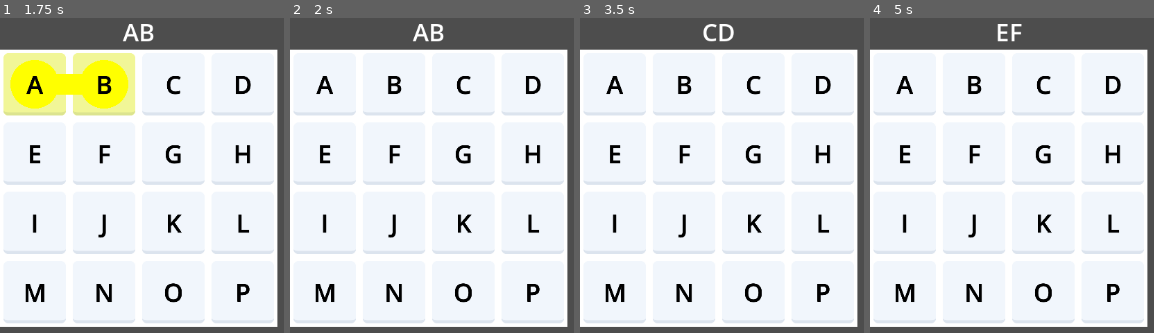
Above: before the commit, frames 1-4 (left to right).
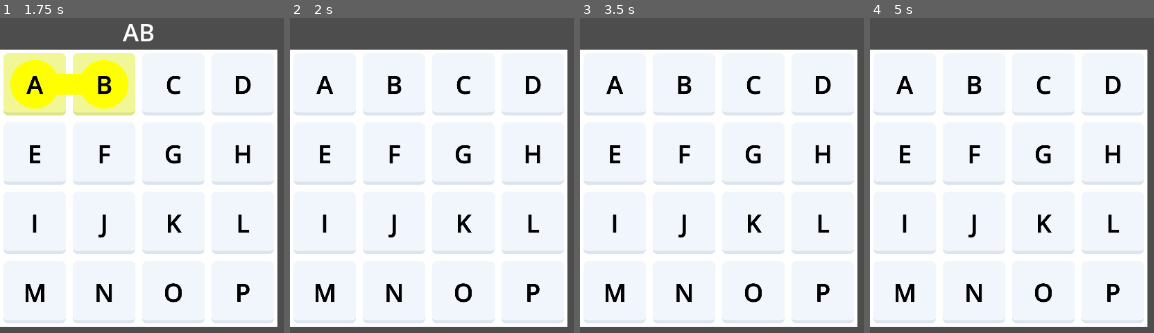
Above: after the commit, the same moments.

Repository: MarcoRizz/quadrati
Game: Godot game, scene res://scenes/main.tscn
Same seed, same stepped clock (60 frames per second), same inputs: the game is played once before the commit and once after it.
Inputs (mouse positions are in pixels of both pictures, inside the frame that each line leads up to):
- Up to frame 1 (1.75 s): tap Enter at 0.5 s; move the mouse to (34, 84) at 0.52 s; press the mouse at (34, 84) at 0.53 s; tap Space at 1.25 s; move the mouse to (105, 84) at 1.27 s; release the mouse at (105, 84) at 1.28 s; click (105, 84) at 1.35 s
- Up to frame 2 (2 s): no input
- Up to frame 3 (3.5 s): move the mouse to (753, 84) at 2.02 s; press the mouse at (753, 84) at 2.03 s; tap Enter at 2.75 s; move the mouse to (821, 84) at 2.77 s; release the mouse at (821, 84) at 2.78 s; click (821, 84) at 2.85 s
- Up to frame 4 (5 s): move the mouse to (904, 153) at 3.52 s; press the mouse at (904, 153) at 3.53 s; tap Space at 4.25 s; move the mouse to (975, 153) at 4.27 s; release the mouse at (975, 153) at 4.28 s; click (975, 153) at 4.35 s

Frame 1 is identical in both runs. In frame 2, 0.3% of the frame differs, in the area x 43-55%, y 1-8%; in frame 3, 0.3%; in frame 4, 0.3%.

Commit message:
tile number generati

Diff:
--- a/scenes/grid.tscn
+++ b/scenes/grid.tscn
@@ -94,38 +94,6 @@
 wait_time = 0.5
 one_shot = true
 
-[connection signal="attempt_result" from="." to="Node2D/tile00" method="_on_grid_attempt_result"]
-[connection signal="attempt_result" from="." to="Node2D/tile10" method="_on_grid_attempt_result"]
-[connection signal="attempt_result" from="." to="Node2D/tile20" method="_on_grid_attempt_result"]
-[connection signal="attempt_result" from="." to="Node2D/tile30" method="_on_grid_attempt_result"]
-[connection signal="attempt_result" from="." to="Node2D/tile01" method="_on_grid_attempt_result"]
-[connection signal="attempt_result" from="." to="Node2D/tile11" method="_on_grid_attempt_result"]
-[connection signal="attempt_result" from="." to="Node2D/tile21" method="_on_grid_attempt_result"]
-[connection signal="attempt_result" from="." to="Node2D/tile31" method="_on_grid_attempt_result"]
-[connection signal="attempt_result" from="." to="Node2D/tile02" method="_on_grid_attempt_result"]
-[connection signal="attempt_result" from="." to="Node2D/tile12" method="_on_grid_attempt_result"]
-[connection signal="attempt_result" from="." to="Node2D/tile22" method="_on_grid_attempt_result"]
-[connection signal="attempt_result" from="." to="Node2D/tile32" method="_on_grid_attempt_result"]
-[connection signal="attempt_result" from="." to="Node2D/tile03" method="_on_grid_attempt_result"]
-[connection signal="attempt_result" from="." to="Node2D/tile13" method="_on_grid_attempt_result"]
-[connection signal="attempt_result" from="." to="Node2D/tile23" method="_on_grid_attempt_result"]
-[connection signal="attempt_result" from="." to="Node2D/tile33" method="_on_grid_attempt_result"]
-[connection signal="clear_grid" from="." to="Node2D/tile00" method="_on_grid_clear_grid"]
-[connection signal="clear_grid" from="." to="Node2D/tile10" method="_on_grid_clear_grid"]
-[connection signal="clear_grid" from="." to="Node2D/tile20" method="_on_grid_clear_grid"]
-[connection signal="clear_grid" from="." to="Node2D/tile30" method="_on_grid_clear_grid"]
-[connection signal="clear_grid" from="." to="Node2D/tile01" method="_on_grid_clear_grid"]
-[connection signal="clear_grid" from="." to="Node2D/tile11" method="_on_grid_clear_grid"]
-[connection signal="clear_grid" from="." to="Node2D/tile21" method="_on_grid_clear_grid"]
-[connection signal="clear_grid" from="." to="Node2D/tile31" method="_on_grid_clear_grid"]
-[connection signal="clear_grid" from="." to="Node2D/tile02" method="_on_grid_clear_grid"]
-[connection signal="clear_grid" from="." to="Node2D/tile12" method="_on_grid_clear_grid"]
-[connection signal="clear_grid" from="." to="Node2D/tile22" method="_on_grid_clear_grid"]
-[connection signal="clear_grid" from="." to="Node2D/tile32" method="_on_grid_clear_grid"]
-[connection signal="clear_grid" from="." to="Node2D/tile03" method="_on_grid_clear_grid"]
-[connection signal="clear_grid" from="." to="Node2D/tile13" method="_on_grid_clear_grid"]
-[connection signal="clear_grid" from="." to="Node2D/tile23" method="_on_grid_clear_grid"]
-[connection signal="clear_grid" from="." to="Node2D/tile33" method="_on_grid_clear_grid"]
 [connection signal="selection_attempt" from="Node2D/tile00" to="." method="_on_tile_selection"]
 [connection signal="selection_attempt" from="Node2D/tile10" to="." method="_on_tile_selection"]
 [connection signal="selection_attempt" from="Node2D/tile20" to="." method="_on_tile_selection"]
--- a/scenes/main.tscn
+++ b/scenes/main.tscn
@@ -20,3 +20,4 @@
 
 [connection signal="attempt_result" from="." to="Grid" method="_on_main_attempt_result"]
 [connection signal="attempt_changed" from="Grid" to="Parola" method="_on_grid_attempt_changed"]
+[connection signal="clear_grid" from="Grid" to="Parola" method="_on_grid_clear_grid"]
--- a/scenes/tile.tscn
+++ b/scenes/tile.tscn
@@ -10,7 +10,7 @@
 offset = Vector2(-125, -125)
 script = ExtResource("2_kmar1")
 
-[node name="Label" type="Label" parent="."]
+[node name="Lettera" type="Label" parent="."]
 z_index = 2
 offset_left = -125.0
 offset_top = -125.0
@@ -28,4 +28,15 @@
 [node name="CollisionPolygon2D" type="CollisionPolygon2D" parent="Area2D"]
 polygon = PackedVector2Array(-95, -95, -95, 95, 95, 95, 95, -95)
 
+[node name="Numero" type="Label" parent="."]
+modulate = Color(0.2, 0.2, 0.2, 1)
+offset_left = -110.0
+offset_top = 50.0
+offset_right = -70.0
+offset_bottom = 111.0
+theme_override_font_sizes/font_size = 44
+text = "0"
+horizontal_alignment = 1
+vertical_alignment = 1
+
 [connection signal="mouse_entered" from="Area2D" to="." method="_on_area_2d_mouse_entered"]
--- a/scripts/grid.gd
+++ b/scripts/grid.gd
@@ -7,6 +7,7 @@
 signal attempt_result(word_finded: bool, word: String)
 signal attempt_changed(word: String)
 signal clear_grid
+signal show_number(show: bool)
 
 @export var tile_size := 90.0 #deprecated
 @export var tile_spacing := 10.0 #deprecated
@@ -20,17 +21,19 @@
 
 var attempt = {"letter": [], "xy": []}
 var ready_for_attempt = true
+var number_shown = false
 #node_tile.scale.x = tile_size / node_tile.texture.get_width()
 
 # Called when the node enters the scene tree for the first time.
 func _ready() -> void:
-	generate_grid()
+	connect_grid()
+	show_number.emit(number_shown)
 
 # Called every frame. 'delta' is the elapsed time since the previous frame.
 func _process(delta: float) -> void:
 	pass
 
-func generate_grid():
+func connect_grid():
 	#leggo il file json di oggi
 	var file = "res://daily_map.json"
 	var json_as_text = FileAccess.get_file_as_string(file)
@@ -42,7 +45,10 @@
 	for y in range(grid_size):
 		for x in range(grid_size):
 			#assegno le lettere
-			tiles[x][y].get_node("Label").text = json_as_dict.today.grid[y][x]
+			tiles[x][y].get_node("Lettera").text = json_as_dict.today.grid[y][x]
+			connect("attempt_result", tiles[x][y]._on_grid_attempt_result)
+			connect("clear_grid", tiles[x][y]._on_grid_clear_grid)
+			connect("show_number", tiles[x][y]._on_grid_show_number)
 
 func _on_tile_selection(recived_vector, selected, letter):
 	print("selection " + letter)
--- a/scripts/parola.gd
+++ b/scripts/parola.gd
@@ -13,6 +13,5 @@
 func _on_grid_attempt_changed(word: String) -> void:
 	self.text = word
 
-func _input(event):
-		if event.is_action_released("clic"):
-			self.text = ""
+func _on_grid_clear_grid() -> void:
+	self.text = ""
--- a/scripts/tile.gd
+++ b/scripts/tile.gd
@@ -16,7 +16,7 @@
 var words_array #la userò per segnare quante parole possono passare per la singola lettera
 var origin_modulate: Color = self.modulate
 
-#@onready var grid = $"../.."
+@onready var grid = $"../.."
 
 # Called when the node enters the scene tree for the first time.
 func _ready() -> void:
@@ -28,9 +28,9 @@
 
 func _input(event):
 	if event is InputEventMouseButton:
-		if event.is_action_pressed("click") and $"../..".ready_for_attempt:
+		if event.is_action_pressed("click") and grid.ready_for_attempt:
 			if get_rect().grow(sel_area_reduc_xside).has_point(get_local_mouse_position()): #todo: sostituire con Area2D click
-				selection_attempt.emit(Vector2(grid_x, grid_y), selected, get_node("Label").text)
+				selection_attempt.emit(Vector2(grid_x, grid_y), selected, $Lettera.text)
 
 func remove_selection() -> void:
 	selected = false
@@ -46,7 +46,7 @@
 	if Input.is_mouse_button_pressed(MOUSE_BUTTON_LEFT):
 		#self.modulate = Color(1, 1, 0.6)
 		#state = Constants.state.SELECTED
-		selection_attempt.emit(Vector2(grid_x, grid_y), selected, get_node("Label").text)
+		selection_attempt.emit(Vector2(grid_x, grid_y), selected, $Lettera.text)
 
 func selection_ok() -> void:
 	selected = true
@@ -60,3 +60,9 @@
 
 func _on_grid_clear_grid() -> void:
 	remove_selection()
+
+func _on_grid_show_number(show: bool) -> void:
+	if grid.number_shown:
+		$Numero.show()
+	else:
+		$Numero.hide()
